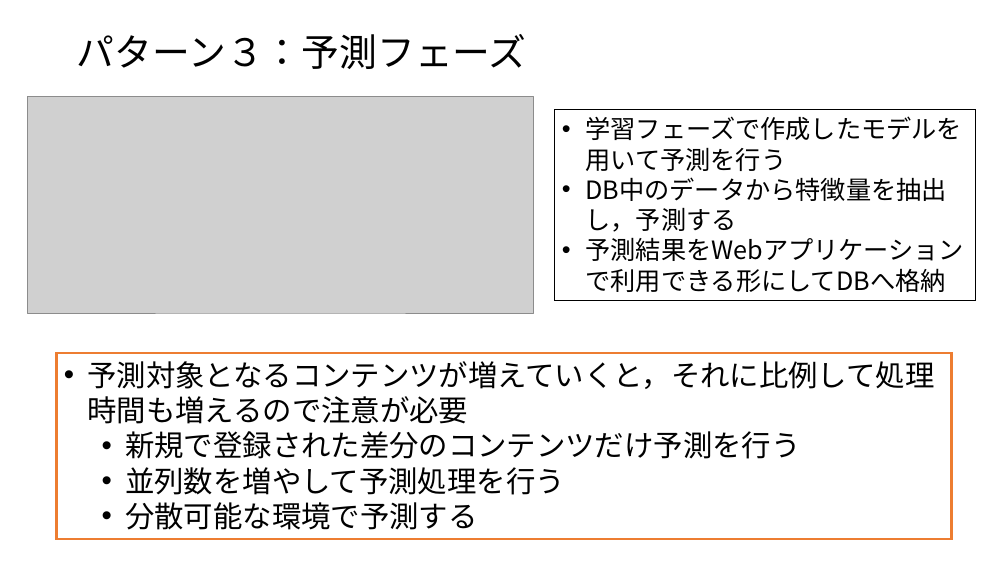
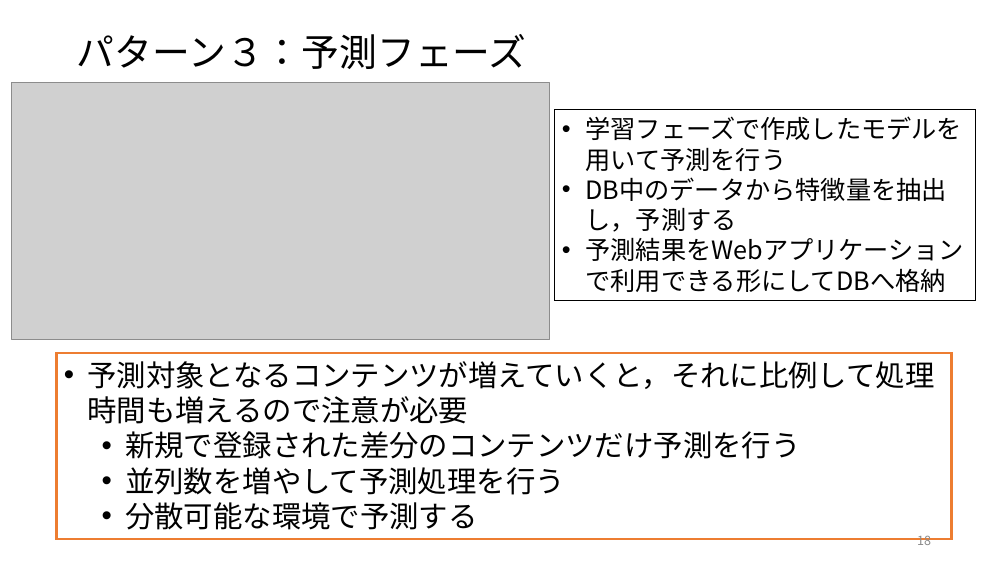
Before and after one commit to ryosuke-ku/Rinko, a slide deck: slide 18 of 仕事ではじめる機械学習第4章.pptx. Drawn at 1008x567 pixels with LibreOffice and Linux fonts; fonts in the diff are those of the drawing; grey boxes stand for pictures. Boxes give left, top, right and bottom in pixels: in the first picture for what was removed or moved away, otherwise in the second. Text is boxed around its words. In the diff, an @@ line names an element or a change of style, - is before the commit and + after.

```diff
--- a/仕事ではじめる機械学習第4章.pptx
+++ b/仕事ではじめる機械学習第4章.pptx
@@ picture: place and size @@
-picture at box(28, 96, 534, 313)
+picture at box(12, 82, 550, 340)
@@ page number added at box(917, 536, 931, 545), 12 pt, text #8C8C8C @@
+18
```
Also in this commit, not shown: 22 other slides changed, 5 slides added, 1 other file.
